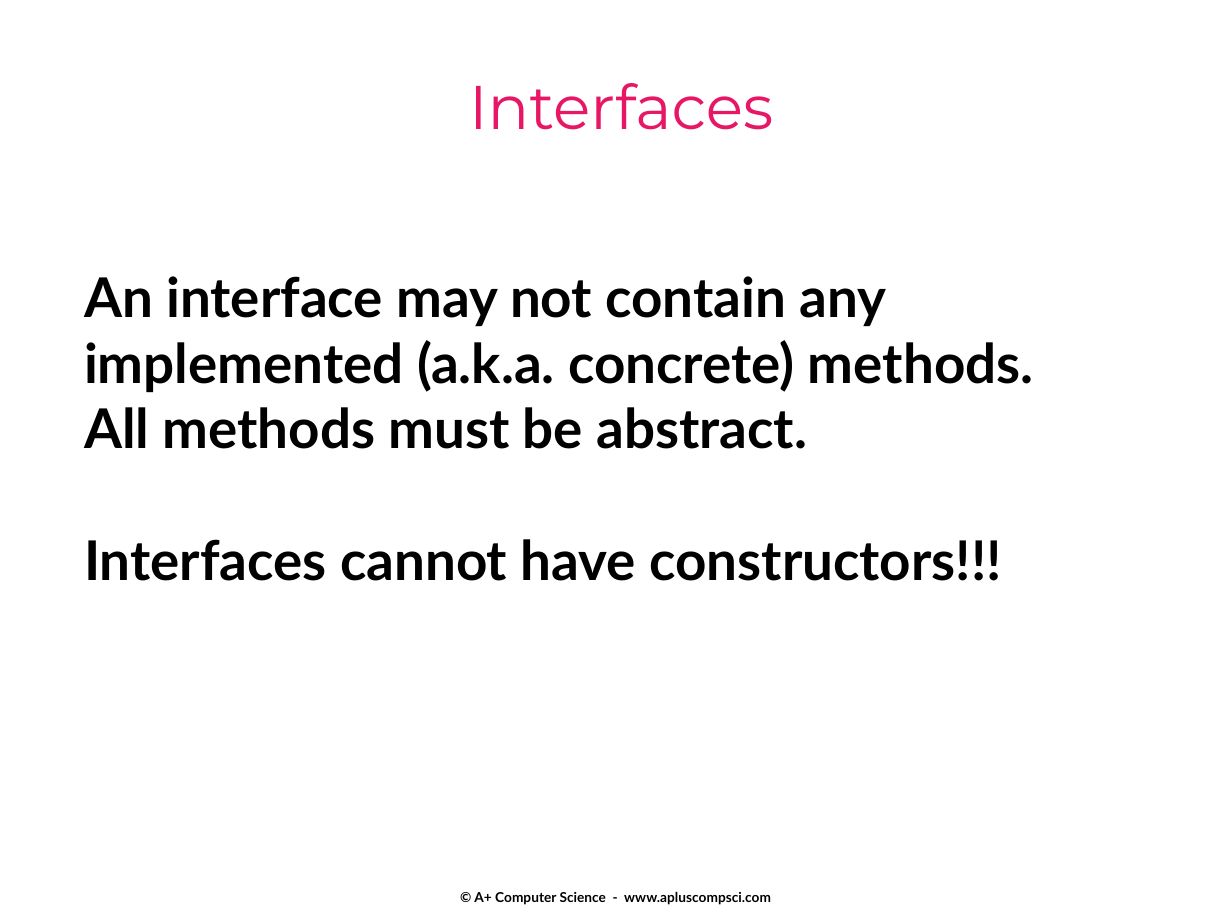
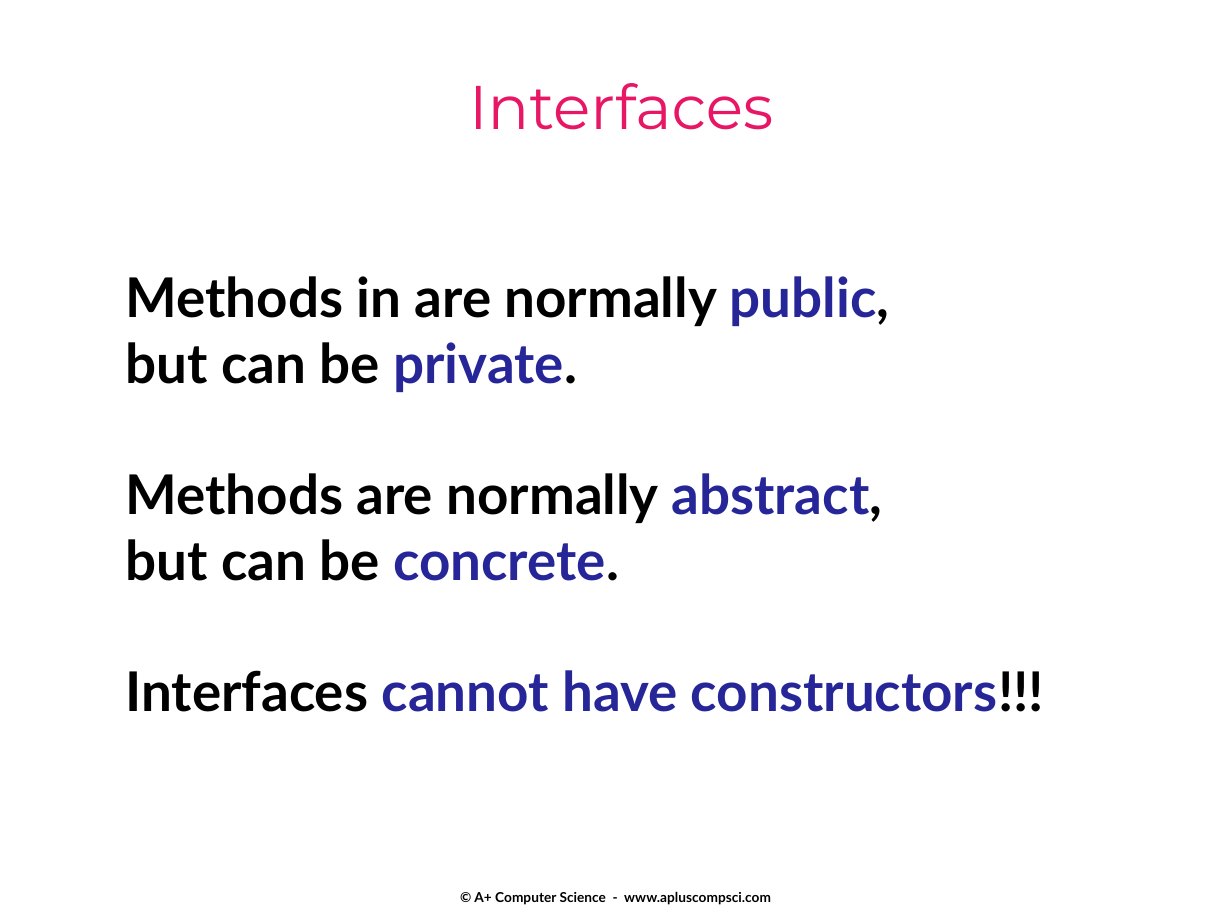
Before and after one commit to Cy-FairCS/cs3, a slide deck: slide 6 of u04b_interfaces/notes/_interfaces notes.pptx (slide 8 before the commit). Drawn at 1232x924 pixels with LibreOffice and Linux fonts; fonts in the diff are those of the drawing. Boxes give left, top, right and bottom in pixels: in the first picture for what was removed or moved away, otherwise in the second. Text is boxed around its words. In the diff, an @@ line names an element or a change of style, - is before the commit and + after.

```diff
--- a/u04b_interfaces/notes/_interfaces notes.pptx
+++ b/u04b_interfaces/notes/_interfaces notes.pptx
@@ text "Methods in are normally public, ...": place and size @@
-text "Methods in are normally public, ..." at <box>84,276,1034,581</box>
+text "Methods in are normally public, ..." at <box>125,276,1044,712</box>
@@ text at <box>125,276,890,581</box>: text changed @@
-An interface may not contain any
-implemented (a.k.a. concrete) methods.
-All methods must be abstract.
+Methods in are normally public,
+but can be private.
+Methods are normally abstract,
+but can be concrete.
@@ text at <box>125,670,1044,712</box>: text colour #000000 to #262699 in "cannot have constructors!!!" @@
```
Also in this commit, not shown: 5 other slides changed, 6 slides added.
